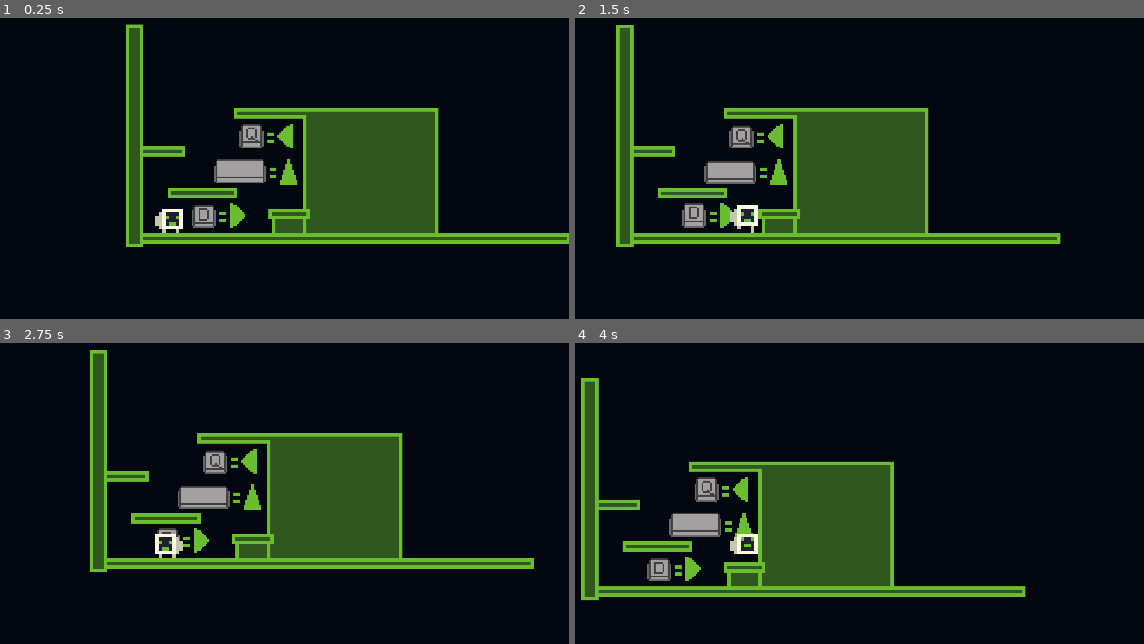
Above: before the commit, frames 1-4 (two rows, left to right).
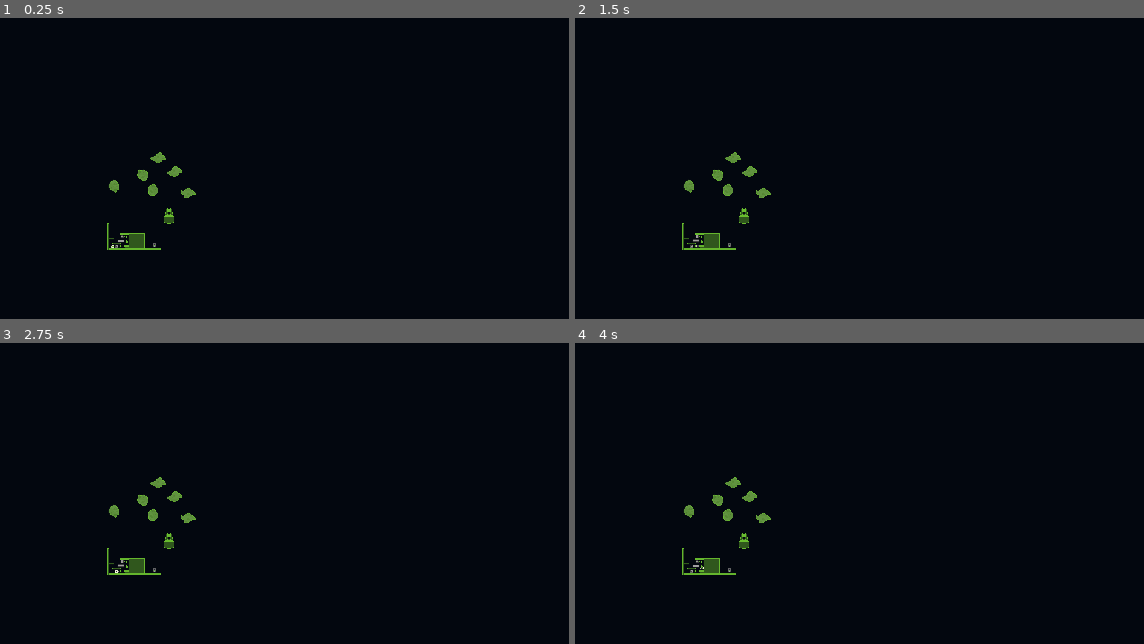
Above: after the commit, the same moments.

Repository: YoAMIOT/Data-Rush
Game: Godot game, scene res://scenes/tuto/tutoMap.tscn
The game is run twice, just before and just after one commit, with the same random seed, the same clock (stepped at 60 frames per second) and the same inputs. This scene is started directly instead of the project's main scene.
Inputs (mouse positions are in pixels of both pictures, inside the frame that each line leads up to):
- Up to frame 1 (0.25 s): no input
- Up to frame 2 (1.5 s): tap Enter at 0.5 s; move the mouse to (922, 195) at 0.52 s; hold D (right) from 0.53 s (still down); tap E (interact) at 0.6, 1.35 s; tap Space (jump) at 0.77 s; move the mouse to (586, 240) at 1.27 s
- Up to frame 3 (2.75 s): tap Space (jump) at 1.52 s; move the mouse to (250, 445) at 2.02 s; release D (right) at 2.03 s; hold Q (left) from 2.03 s (still down); click (250, 445) at 2.1 s; tap E (interact) at 2.3 s
- Up to frame 4 (4 s): move the mouse to (705, 634) at 2.77 s; release Q (left) at 2.78 s; hold D (right) from 2.78 s (still down); tap E (interact) at 2.85, 3.6 s; tap Space (jump) at 3.02, 3.5, 3.77 s; move the mouse to (984, 610) at 3.52 s

The runs differ from the first frame. In frame 1, 19% of the frame differs, in the area x 18-100%, y 1-78%; in frame 2, 19%; in frame 3, 19%; in frame 4, 19%, in the area x 1-80%, y 11-86%.

Commit message:
UP tutorial Level

Diff:
--- a/scenes/scripts/PlayerWithShip.gd
+++ b/scenes/scripts/PlayerWithShip.gd
@@ -1,6 +1,6 @@
 extends Node2D
 
-###Variables###
+###Paths###
 var playerPath : String = "Player";
 var shipPath : String = "Ship";
 var cameraPath : String = shipPath + "/Camera";
--- /dev/null
+++ b/scenes/tuto/Turret.tscn
@@ -0,0 +1,27 @@
+[gd_scene load_steps=3 format=2]
+
+[ext_resource path="res://ressources/Tuto/turret.png" type="Texture" id=1]
+
+[sub_resource type="SpriteFrames" id=1]
+animations = [ {
+"frames": [ ExtResource( 1 ) ],
+"loop": true,
+"name": "default",
+"speed": 5.0
+} ]
+
+[node name="Turret" type="AnimatedSprite"]
+z_index = 2
+frames = SubResource( 1 )
+playing = true
+
+[node name="LCannon" type="Position2D" parent="."]
+position = Vector2( -6, -26 )
+rotation = -1.5708
+
+[node name="RCannon" type="Position2D" parent="."]
+position = Vector2( 6, -26 )
+rotation = -1.5708
+
+[node name="Camera2D" type="Camera2D" parent="."]
+current = true
--- /dev/null
+++ b/scenes/tuto/scripts/Turret.gd
@@ -0,0 +1,17 @@
+extends AnimatedSprite
+
+var isControlled : bool = false;
+
+
+func _physics_process(delta):
+	if isControlled == true:
+		turretControl();
+	else:
+		pass;
+
+
+
+func turretControl():
+	var mousePosition : Vector2 = get_global_mouse_position();
+	$".".look_at(mousePosition);
+	$".".rotation_degrees += 90;
--- a/scenes/tuto/scripts/tutoPlayer.gd
+++ b/scenes/tuto/scripts/tutoPlayer.gd
@@ -9,6 +9,8 @@
 var isWalking : bool = false;
 var isJumping : bool = true;
 var isConnectedToTheShip : bool = false;
+var inTurretArea : bool = false;
+var isControllingTurret : bool = false;
 
 
 
@@ -36,6 +38,17 @@
 		if Input.is_action_just_released("left"):
 			isWalking = false;
 
+	if Input.is_action_just_pressed("interact"):
+		if isConnectedToTheShip == true:
+			exitControl();
+		elif isConnectedToTheShip == false:
+			if inTurretArea == true:
+				isConnectedToTheShip = true;
+				isControllingTurret = true;
+				get_parent().get_node("Turret").isControlled = true;
+				$Camera2D.current = false;
+				get_parent().get_node("Turret/Camera2D").current = true;
+
 
 
 ###Process Function###
@@ -56,6 +69,16 @@
 		if Input.is_action_just_pressed("jump") and !isConnectedToTheShip:
 			isJumping = true;
 			velocity.y = jumpForce;
+
+
+
+func exitControl():
+	if isControllingTurret == true:
+		isConnectedToTheShip = false;
+		isControllingTurret = false;
+		get_parent().get_node("Turret").isControlled = false;
+		$Camera2D.current = true;
+		get_parent().get_node("Turret/Camera2D").current = false;
 
 
 
@@ -87,3 +110,11 @@
 				$AnimatedSprite.animation = "jump_ascent";
 			elif velocity.y > 1:
 				$AnimatedSprite.animation = "jump_descent";
+
+
+func _on_Area2D_body_entered(body):
+	if body.is_in_group("player"):
+		inTurretArea = true;
+func _on_Area2D_body_exited(body):
+	if body.is_in_group("player"):
+		inTurretArea = false;
--- /dev/null
+++ b/scenes/tuto/tutoAsteroids.tscn
@@ -0,0 +1,73 @@
+[gd_scene load_steps=13 format=2]
+
+[ext_resource path="res://ressources/Tuto/asteroids/Asteroid3.png" type="Texture" id=1]
+[ext_resource path="res://ressources/Tuto/asteroids/Asteroid1.png" type="Texture" id=2]
+[ext_resource path="res://ressources/Tuto/asteroids/Asteroid2.png" type="Texture" id=3]
+[ext_resource path="res://scenes/scripts/Asteroid.gd" type="Script" id=4]
+[ext_resource path="res://ressources/Tuto/asteroids/destroy/destruction5.png" type="Texture" id=5]
+[ext_resource path="res://ressources/Tuto/asteroids/destroy/destruction4.png" type="Texture" id=6]
+[ext_resource path="res://ressources/Tuto/asteroids/destroy/destruction2.png" type="Texture" id=7]
+[ext_resource path="res://ressources/Tuto/asteroids/destroy/destruction1.png" type="Texture" id=8]
+[ext_resource path="res://ressources/Tuto/asteroids/destroy/destruction3.png" type="Texture" id=9]
+
+[sub_resource type="SpriteFrames" id=1]
+animations = [ {
+"frames": [ ExtResource( 2 ) ],
+"loop": true,
+"name": "1",
+"speed": 5.0
+}, {
+"frames": [ ExtResource( 8 ), ExtResource( 7 ), ExtResource( 9 ), ExtResource( 6 ), ExtResource( 5 ) ],
+"loop": true,
+"name": "destroy",
+"speed": 15.0
+}, {
+"frames": [ ExtResource( 3 ) ],
+"loop": true,
+"name": "2",
+"speed": 5.0
+}, {
+"frames": [ ExtResource( 1 ) ],
+"loop": true,
+"name": "3",
+"speed": 5.0
+} ]
+
+[sub_resource type="CircleShape2D" id=2]
+radius = 15.0786
+
+[sub_resource type="CircleShape2D" id=3]
+radius = 20.2284
+
+[node name="Asteroid" type="KinematicBody2D" groups=[
+"asteroid",
+"partDamager",
+]]
+z_index = 3
+z_as_relative = false
+collision_layer = 3
+collision_mask = 3
+script = ExtResource( 4 )
+
+[node name="AnimatedSprite" type="AnimatedSprite" parent="."]
+frames = SubResource( 1 )
+animation = "1"
+playing = true
+
+[node name="CollisionShape2D" type="CollisionShape2D" parent="."]
+shape = SubResource( 2 )
+
+[node name="Hitbox" type="Area2D" parent="." groups=[
+"asteroid",
+"damageableByPlayer",
+"partDamager",
+]]
+collision_layer = 3
+collision_mask = 3
+
+[node name="CollisionShape2D" type="CollisionShape2D" parent="Hitbox"]
+shape = SubResource( 3 )
+
+[connection signal="animation_finished" from="AnimatedSprite" to="." method="_on_AnimatedSprite_animation_finished"]
+[connection signal="area_entered" from="Hitbox" to="." method="_on_Area2D_area_entered"]
+[connection signal="body_entered" from="Hitbox" to="." method="_on_Area2D_body_entered"]
--- a/scenes/tuto/tutoMap.tscn
+++ b/scenes/tuto/tutoMap.tscn
@@ -8,11 +8,15 @@
 [ext_resource path="res://ressources/Tuto/signs/D1.png" type="Texture" id=6]
 [ext_resource path="res://ressources/Tuto/signs/Q2.png" type="Texture" id=7]
 [ext_resource path="res://ressources/Tuto/Map.png" type="Texture" id=8]
+[ext_resource path="res://scenes/tuto/tutoAsteroids.tscn" type="PackedScene" id=9]
+[ext_resource path="res://scenes/tuto/Turret.tscn" type="PackedScene" id=10]
+[ext_resource path="res://ressources/Tuto/terminal.png" type="Texture" id=11]
+[ext_resource path="res://scenes/tuto/scripts/Turret.gd" type="Script" id=12]
 
-[sub_resource type="RectangleShape2D" id=4]
+[sub_resource type="RectangleShape2D" id=1]
 extents = Vector2( 20.1871, 3.08745 )
 
-[sub_resource type="SpriteFrames" id=1]
+[sub_resource type="SpriteFrames" id=2]
 animations = [ {
 "frames": [ ExtResource( 5 ), ExtResource( 7 ) ],
 "loop": true,
@@ -28,13 +32,16 @@
 "speed": 2.0
 } ]
 
-[sub_resource type="SpriteFrames" id=3]
+[sub_resource type="SpriteFrames" id=4]
 animations = [ {
 "frames": [ ExtResource( 1 ), ExtResource( 4 ) ],
 "loop": true,
 "name": "default",
 "speed": 2.0
 } ]
+
+[sub_resource type="RectangleShape2D" id=5]
+extents = Vector2( 11.4967, 6.99891 )
 
 [node name="tutoMap" type="Node2D"]
 
@@ -67,18 +74,54 @@
 [node name="QSign" type="AnimatedSprite" parent="Signs"]
 position = Vector2( 6.57405, -20.2248 )
 z_index = -1
-frames = SubResource( 1 )
+frames = SubResource( 2 )
+frame = 1
 playing = true
 
 [node name="DSign" type="AnimatedSprite" parent="Signs"]
 position = Vector2( -20.866, 25.3963 )
 z_index = -1
-frames = SubResource( 2 )
-frame = 1
+frames = SubResource( 3 )
 playing = true
 
 [node name="SpaceSign" type="AnimatedSprite" parent="Signs"]
 z_index = -1
-frames = SubResource( 3 )
-frame = 1
+frames = SubResource( 4 )
 playing = true
+
+[node name="Asteroids" type="Node2D" parent="."]
+
+[node name="Asteroid" parent="Asteroids" instance=ExtResource( 9 )]
+position = Vector2( 46.1712, -111.466 )
+
+[node name="Asteroid2" parent="Asteroids" instance=ExtResource( 9 )]
+position = Vector2( -48.3707, -120.98 )
+
+[node name="Asteroid3" parent="Asteroids" instance=ExtResource( 9 )]
+position = Vector2( 60.4417, -185.197 )
+
+[node name="Asteroid4" parent="Asteroids" instance=ExtResource( 9 )]
+position = Vector2( 21.7925, -148.331 )
+
+[node name="Asteroid5" parent="Asteroids" instance=ExtResource( 9 )]
+position = Vector2( 100.071, -152.447 )
+
+[node name="Asteroid6" parent="Asteroids" instance=ExtResource( 9 )]
+position = Vector2( 128.579, -108.348 )
+
+[node name="Turret" parent="." instance=ExtResource( 10 )]
+position = Vector2( 84.0259, -42.3166 )
+script = ExtResource( 12 )
+
+[node name="TurretTerminal" type="Sprite" parent="."]
+position = Vector2( 49, 21 )
+z_index = -1
+texture = ExtResource( 11 )
+
+[node name="Area2D" type="Area2D" parent="TurretTerminal"]
+
+[node name="CollisionShape2D" type="CollisionShape2D" parent="TurretTerminal/Area2D"]
+shape = SubResource( 5 )
+
+[connection signal="body_entered" from="TurretTerminal/Area2D" to="tutoPlayer" method="_on_Area2D_body_entered"]
+[connection signal="body_exited" from="TurretTerminal/Area2D" to="tutoPlayer" method="_on_Area2D_body_exited"]
--- a/scenes/tuto/tutoPlayer.tscn
+++ b/scenes/tuto/tutoPlayer.tscn
@@ -112,15 +112,10 @@
 "name": "jump_descent",
 "speed": 5.0
 }, {
-"frames": [ ExtResource( 196 ), ExtResource( 197 ), ExtResource( 198 ), ExtResource( 199 ) ],
+"frames": [ ExtResource( 220 ), ExtResource( 208 ), ExtResource( 221 ), ExtResource( 214 ), ExtResource( 215 ), ExtResource( 237 ), ExtResource( 205 ), ExtResource( 222 ), ExtResource( 233 ), ExtResource( 234 ), ExtResource( 218 ), ExtResource( 216 ), ExtResource( 226 ), ExtResource( 217 ), ExtResource( 227 ), ExtResource( 210 ), ExtResource( 207 ), ExtResource( 204 ), ExtResource( 229 ), ExtResource( 224 ) ],
 "loop": true,
-"name": "walk",
-"speed": 6.5
-}, {
-"frames": [ ExtResource( 231 ), ExtResource( 206 ), ExtResource( 235 ), ExtResource( 223 ), ExtResource( 219 ), ExtResource( 225 ), ExtResource( 241 ), ExtResource( 202 ), ExtResource( 236 ), ExtResource( 238 ), ExtResource( 240 ), ExtResource( 228 ), ExtResource( 209 ), ExtResource( 211 ), ExtResource( 230 ), ExtResource( 206 ), ExtResource( 231 ) ],
-"loop": true,
-"name": "idle_windob",
-"speed": 1.0
+"name": "idle_matrix",
+"speed": 10.0
 }, {
 "frames": [ ExtResource( 1 ), ExtResource( 2 ), ExtResource( 3 ), ExtResource( 4 ), ExtResource( 18 ), ExtResource( 13  …(1016 unchanged characters)…
 "loop": true,
@@ -132,18 +127,25 @@
 "name": "idle_pong",
 "speed": 5.0
 }, {
-"frames": [ ExtResource( 220 ), ExtResource( 208 ), ExtResource( 221 ), ExtResource( 214 ), ExtResource( 215 ), ExtResource( 237 ), ExtResource( 205 ), ExtResource( 222 ), ExtResource( 233 ), ExtResource( 234 ), ExtResource( 218 ), ExtResource( 216 ), ExtResource( 226 ), ExtResource( 217 ), ExtResource( 227 ), ExtResource( 210 ), ExtResource( 207 ), ExtResource( 204 ), ExtResource( 229 ), ExtResource( 224 ) ],
+"frames": [ ExtResource( 196 ), ExtResource( 197 ), ExtResource( 198 ), ExtResource( 199 ) ],
 "loop": true,
-"name": "idle_matrix",
-"speed": 10.0
+"name": "walk",
+"speed": 6.5
 }, {
 "frames": [ ExtResource( 25 ) ],
 "loop": true,
 "name": "jump_ascent",
 "speed": 5.0
+}, {
+"frames": [ ExtResource( 231 ), ExtResource( 206 ), ExtResource( 235 ), ExtResource( 223 ), ExtResource( 219 ), ExtResource( 225 ), ExtResource( 241 ), ExtResource( 202 ), ExtResource( 236 ), ExtResource( 238 ), ExtResource( 240 ), ExtResource( 228 ), ExtResource( 209 ), ExtResource( 211 ), ExtResource( 230 ), ExtResource( 206 ), ExtResource( 231 ) ],
+"loop": true,
+"name": "idle_windob",
+"speed": 1.0
 } ]
 
-[node name="tutoPlayer" type="KinematicBody2D"]
+[node name="tutoPlayer" type="KinematicBody2D" groups=[
+"player",
+]]
 script = ExtResource( 27 )
 
 [node name="CollisionShape2D" type="CollisionShape2D" parent="."]
@@ -152,7 +154,7 @@
 [node name="AnimatedSprite" type="AnimatedSprite" parent="."]
 frames = SubResource( 2 )
 animation = "connected"
-frame = 1
+frame = 3
 playing = true
 
 [node name="Camera2D" type="Camera2D" parent="."]
Not shown, added: ressources/Tuto/asteroids/Asteroid1.png.import
Not shown, added: ressources/Tuto/asteroids/Asteroid2.png.import
Not shown, added: ressources/Tuto/asteroids/Asteroid3.png.import
Binary file added: ressources/Tuto/asteroids/destroy/destruction1.png
Not shown, added: ressources/Tuto/asteroids/destroy/destruction1.png.import
Binary file added: ressources/Tuto/asteroids/destroy/destruction2.png
Not shown, added: ressources/Tuto/asteroids/destroy/destruction2.png.import
Binary file added: ressources/Tuto/asteroids/destroy/destruction3.png
Not shown, added: ressources/Tuto/asteroids/destroy/destruction3.png.import
Binary file added: ressources/Tuto/asteroids/destroy/destruction4.png
Not shown, added: ressources/Tuto/asteroids/destroy/destruction4.png.import
Binary file added: ressources/Tuto/asteroids/destroy/destruction5.png
(and 5 more such lines)
